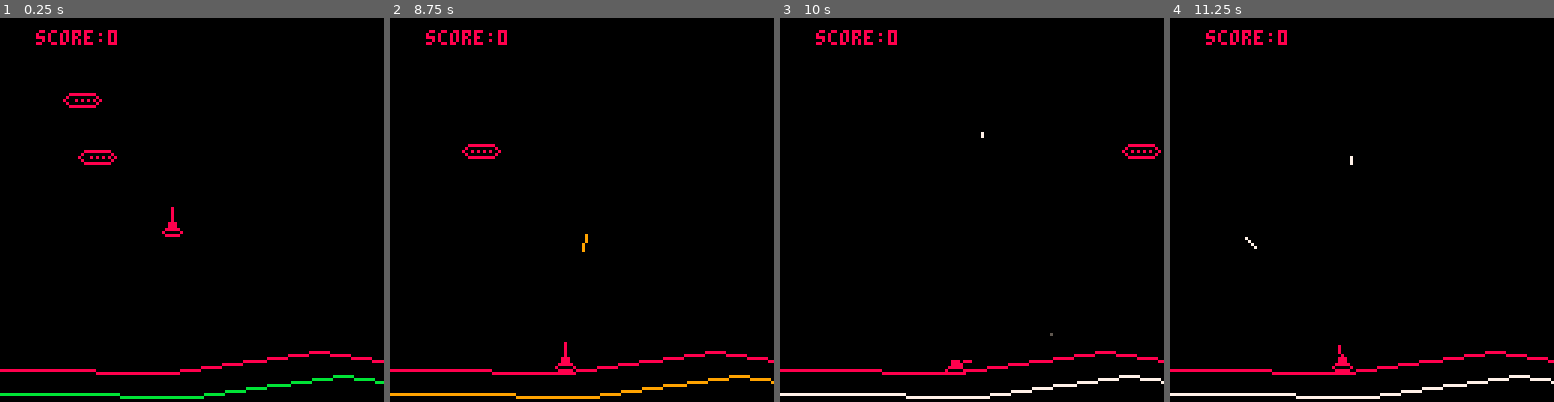
Above: before the commit, frames 1-4 (left to right).
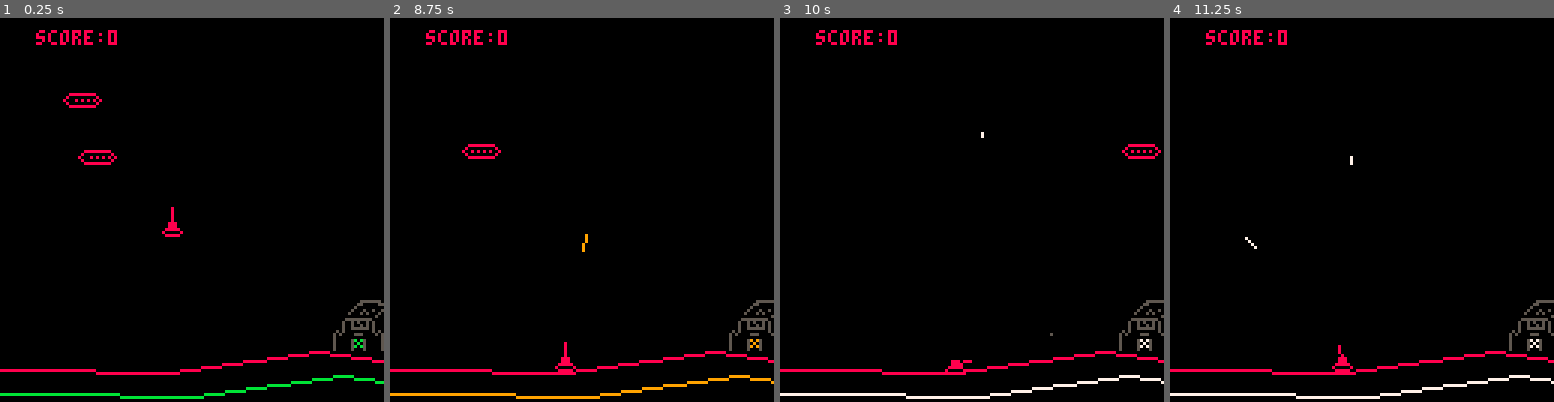
Above: after the commit, the same moments.

Repository: arnodick/spacetank
Game: PICO-8 cartridge tank.p8
The game is run twice, just before and just after one commit, with the same random seed, the same clock (stepped at 60 frames per second) and the same inputs.
Inputs:
- Up to frame 1 (0.25 s): no input
- Up to frame 2 (8.75 s): tap X (X key) at 0.33, 1.07, 1.85, 2.97, 4.08, 5.2, 6.32, 7.43, 8.55 s; tap O (Z key) at 0.7, 1.7, 2.1, 2.5, 2.9, 3.3, 3.7, 4.1, 4.5, 4.9, 5.3, 5.7, 6.1, 6.5, 6.9, 7.3, 7.7, 8.1, 8.5 s; hold Right 1.6-2.1 s; hold Right 2.47-3.03 s; hold Left 3.08-3.58 s; hold Right 4.02-4.68 s; hold Left 5.08-5.68 s; hold Right 6.08-6.58 s; hold Right 6.63-7.13 s; hold Right 7.5-8.07 s; hold Left 8.12-8.62 s
- Up to frame 3 (10 s): tap O (Z key) at 8.9, 9.3, 9.7 s; hold Right 9.05-9.72 s; tap X (X key) at 9.67 s
- Up to frame 4 (11.25 s): tap O (Z key) at 10.1, 10.5, 10.9 s; hold Left 10.12-10.72 s; tap X (X key) at 10.78 s; hold Right from 11.12 s (still down)

The runs differ from the first frame. In frame 1, 0.5% of the frame differs, in the area x 86-100%, y 73-87%; in frame 2, 0.4%; in frame 3, 0.4%; in frame 4, 0.4%.

Commit message:
good stuff

Diff:
--- a/tank.p8
+++ b/tank.p8
@@ -149,7 +149,8 @@
 	return sqrt((x2-x1)^2+(y2-y1)^2)
 end
 
-function getground(a)
+function getground(a) --todo: call this groundheight?
+	--also make it less broad. just do x position
 	local gx=flr(a.x/hillspacing)
 	if gx!=0 then
 		if ground[gx][1]<a.x and ground[gx+1][1]>a.x then
@@ -341,7 +342,7 @@
  	a.x=197*hillspacing
 	elseif a.x>198*hillspacing then
 		if a==actors[1] then
-			generatelandscape(10,60,3,3,hillspacing,false)
+			generatelandscape(20-rnd(15),100-rnd(95),3+rnd(3),3+rnd(3),hillspacing,false)
 		end
 		a.x=hillspacing*3
 	end
@@ -595,10 +596,16 @@
 	cls()
 	camera(cam[1],cam[2])
 	pal(7,flr(rnd(15))+1)
+	local z={} z.x=200 --dont do this! it is dumb. just fix getground
 	for a=1,#ground-1 do
 		line(ground[a][1],ground[a][2],ground[a+1][1],ground[a+1][2],8)
 		line(ground[a][1]+8,ground[a][2]+8,ground[a+1][1]+8,ground[a+1][2]+8,7)
 	end
+	spr(24,200,getground(z)-23,7,3)
+	z.x=300 --dont do this! it is dumb. just fix getground
+	spr(24,300,getground(z)-23,7,3)
+	z.x=400 --dont do this! it is dumb. just fix getground
+	spr(24,400,getground(z)-23,7,3)
 	foreach(actors,drawactor)
 	drawactor(actors[1])--so that tank is drawn over other stuff like bullets
 	if actors[1].gun.heat>0 then
Not shown, changed: 17 lines of the sprite sheet (__gfx__) section of tank.p8
